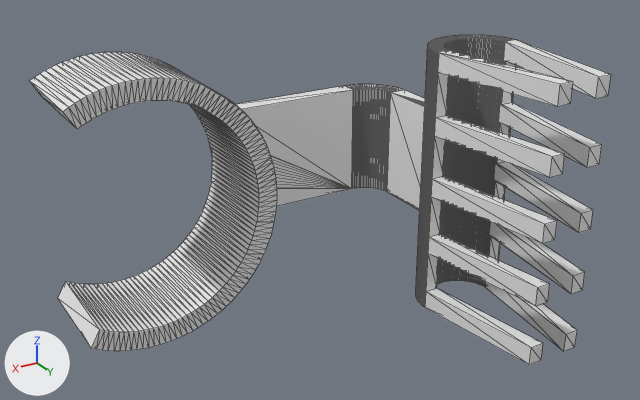
Before and after pictures for a commit that changed the glTF model docs/models/sponge_holder.glb.
Camera for both pictures: a 50 mm camera at (49.6, 154.8, 68.0) aimed at (-30.8, 20.6, 0.9). Arrows for +X, +Y and +Z are at lower left; the lights stay in place. The older version comes first. Mesh edges are drawn as thin lines. Where no turn or scale is listed for an object, it has been applied to the vertices.

In view in the first picture: 'geometry_0'.
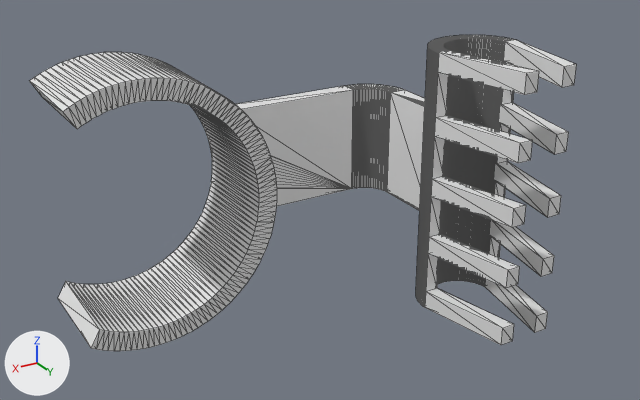
Commit message: sponge: shorten fork pinch arm 28→20 mm (test piece + assembly)

Where the change shows, as pixel boxes [x1, y1, x2, y2] in the pictures (640 x 400 px; the box of a moved part takes in the faces that stretch with it):
part 1 of me_geometry_0, moved or reshaped
    before: [425, 40, 611, 365]
    after: [424, 40, 577, 345]

The change in detail:
me_geometry_0 is used by ob_geometry_0; location (0.0, 0.0, 0.0).
me_geometry_0 had 1100 vertices, 2196 faces and spanned x -74.1..13.4, y -11.0..52.6, z -27.5..27.5.
me_geometry_0 now has 1100 vertices, 2196 faces and spans x -74.1..13.4, y -11.0..44.6, z -27.5..27.5.
Part 1, on me_geometry_0:
22 faces are deleted.
40 vertices in x -70.1..-58.1, y 52.6, z -27.5..27.5 move by (0.0, -8.0, 0.0).
22 new faces join them.
